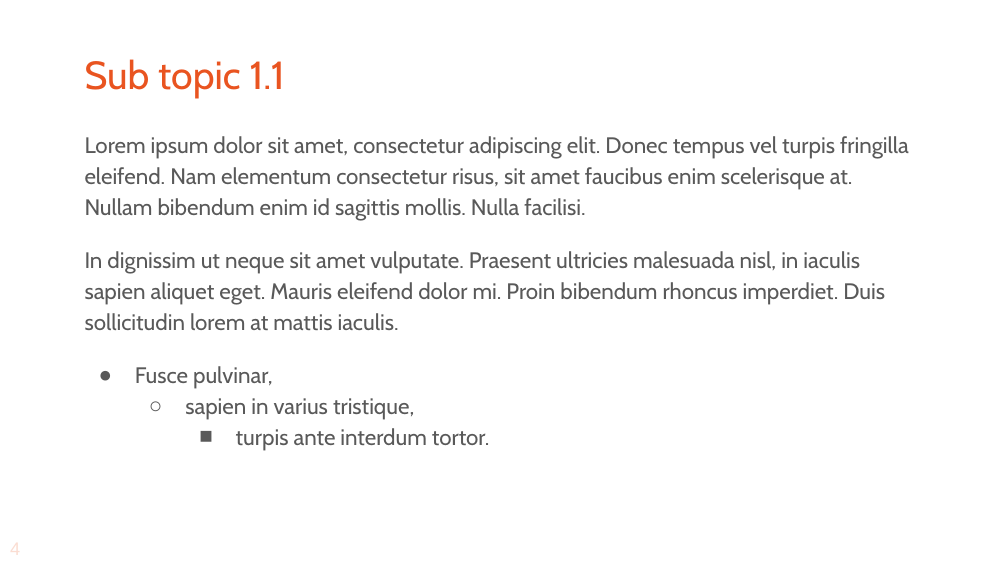
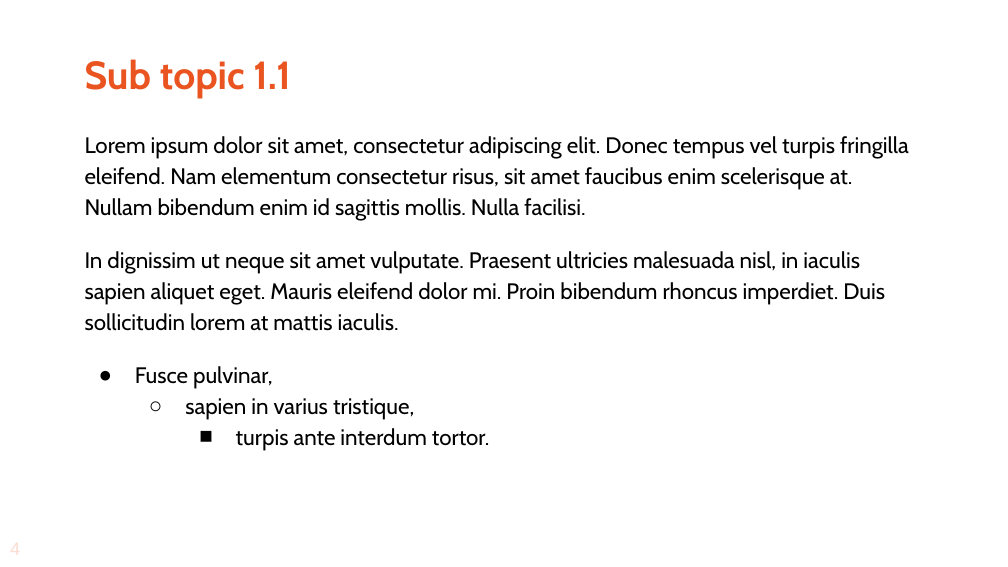
Before and after one commit to tcarreira/ubucon-europe-2019, a slide deck: slide 4 of presentation-templates/libreoffice.openoffice/ubucon.europe.2019.odp. Drawn at 1008x567 pixels with LibreOffice and Linux fonts; fonts in the diff are those of the drawing; background and template pictures are left out. Boxes give left, top, right and bottom in pixels: in the first picture for what was removed or moved away, otherwise in the second. Text is boxed around its words. In the diff, an @@ line names an element or a change of style, - is before the commit and + after.

```diff
--- a/presentation-templates/libreoffice.openoffice/ubucon.europe.2019.odp
+++ b/presentation-templates/libreoffice.openoffice/ubucon.europe.2019.odp
@@ title "Sub topic 1.1" at box(85, 59, 290, 99): bold on @@
@@ text "Lorem ipsum dolor sit amet, ..." at box(85, 136, 909, 451): text colour #595959 to #000000; bullet colour #595959 to #000000 @@
```
Also in this commit, not shown: 8 other slides changed.
